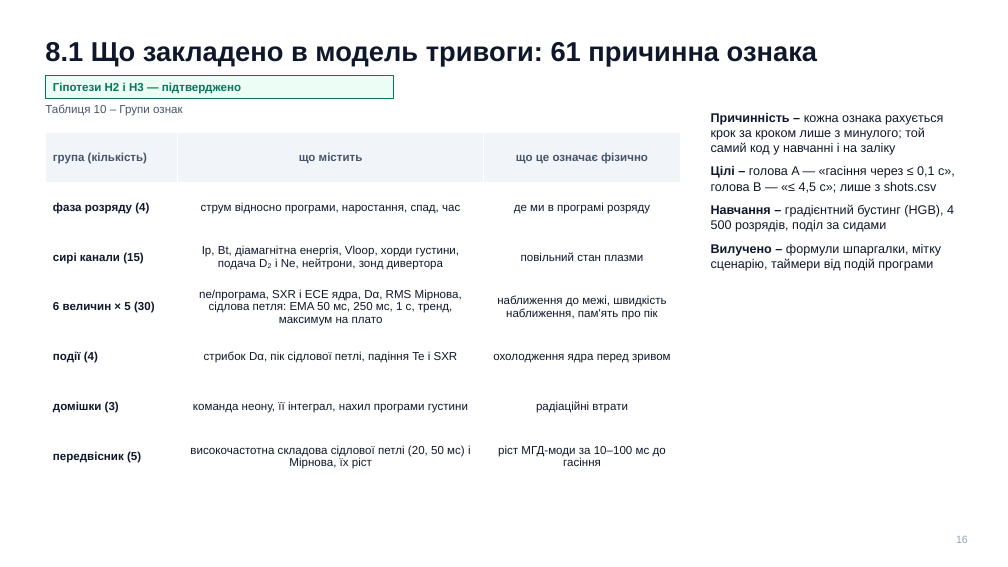
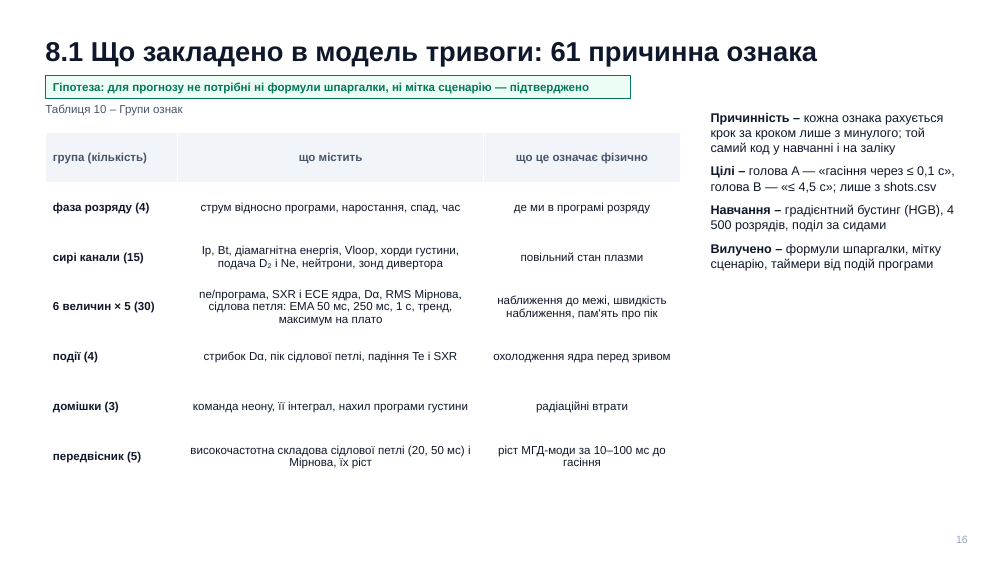
Before and after one commit to llllenah/plasma-disruption-prediction, a slide deck: slide 16 of docs/presentation.pptx. Drawn at 1008x567 pixels with LibreOffice and Linux fonts; fonts in the diff are those of the drawing. Boxes give left, top, right and bottom in pixels: in the first picture for what was removed or moved away, otherwise in the second. Text is boxed around its words. In the diff, an @@ line names an element or a change of style, - is before the commit and + after.

```diff
--- a/docs/presentation.pptx
+++ b/docs/presentation.pptx
@@ rectangle: place and size @@
-rectangle at <box>45,76,393,98</box>
+rectangle at <box>45,76,631,98</box>
@@ text at <box>53,82,589,94</box>: text changed @@
-Гіпотези H2 і H3 — підтверджено
+Гіпотеза: для прогнозу не потрібні ні формули шпаргалки, ні мітка сценарію — підтверджено
```
Also in this commit, not shown: 6 other slides changed, 1 other file.
